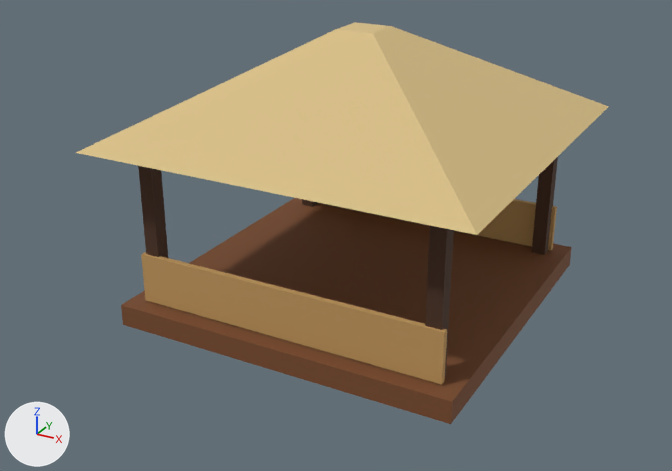
Renders of the glTF model assets/facilities/pavilion_viewing_safari.glb from each side of a commit.
Camera for both pictures: a 50 mm lens placed at (5.46, -10.67, 6.15), pointed at (-0.13, -0.49, 1.06). The lights are fixed; the arrows at lower left show +X, +Y and +Z. The first picture is the older version. Vertices at exactly the same position are counted once.

Objects in the first picture: 'SM_facilities_pavilion_viewing_safari'.
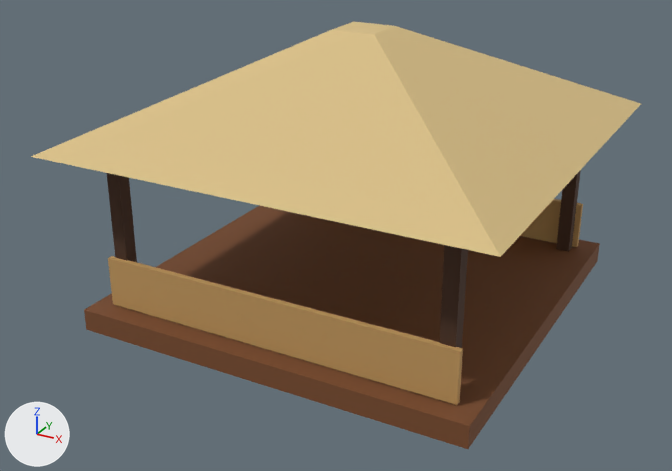
Where the change shows, as pixel boxes (x1, y1, x2, y2) in the pictures (672 x 471 px; the box of a moved part takes in the faces that stretch with it):
'SM_facilities_pavilion_viewing_safari', reshaped (14% wider, 6% taller)
    before: (76, 22, 609, 424)
    after: (31, 22, 641, 449)
part 1 of me_sm_facilities_pavilion_viewing_safari, moved or reshaped
    before: (121, 198, 572, 424)
    after: (84, 205, 600, 449)
part 2 of me_sm_facilities_pavilion_viewing_safari, moved or reshaped
    before: (138, 166, 168, 258)
    after: (107, 173, 137, 262)
part 3 of me_sm_facilities_pavilion_viewing_safari, moved or reshaped (not visible afterwards)
    before: (302, 199, 317, 207)
part 4 of me_sm_facilities_pavilion_viewing_safari, moved or reshaped
    before: (425, 225, 454, 376)
    after: (439, 245, 468, 348)
part 5 of me_sm_facilities_pavilion_viewing_safari, moved or reshaped
    before: (532, 157, 558, 255)
    after: (556, 170, 581, 252)
part 6 of me_sm_facilities_pavilion_viewing_safari, moved or reshaped
    before: (76, 22, 609, 235)
    after: (31, 22, 641, 257)
part 7 of me_sm_facilities_pavilion_viewing_safari, moved or reshaped
    before: (141, 252, 447, 385)
    after: (108, 256, 463, 405)
part 8 of me_sm_facilities_pavilion_viewing_safari, moved or reshaped
    before: (317, 199, 557, 250)
    after: (520, 199, 583, 247)

Patch to the scene script:
```diff
--- a/assets/facilities/pavilion_viewing_safari.glb.py
+++ b/assets/facilities/pavilion_viewing_safari.glb.py
@@ me_sm_facilities_pavilion_viewing_safari @@
 # used by ob_sm_facilities_pavilion_viewing_safari; location = (0.0, 0.0, 0.0)
-me_sm_facilities_pavilion_viewing_safari.from_pydata(...)  # 64 vertices, 96 faces; spans x -2.62..2.62, y -2.62..2.62, z 0.0..3.8
+me_sm_facilities_pavilion_viewing_safari.from_pydata(...)  # 64 vertices, 96 faces; spans x -3.0..3.0, y -3.0..3.0, z 0.0..3.8
+# me_sm_facilities_pavilion_viewing_safari part 1: the loose piece of 8 vertices spanning x -2.38..2.38, y -2.38..2.38, z 0.0..0.3 is scaled about its middle by (1.14, 1.14, 1)
+# me_sm_facilities_pavilion_viewing_safari part 2: the loose piece of 8 vertices spanning x -2.1..-1.9, y -2.1..-1.9, z 0.3..2.58 is moved by (-0.29, -0.29, 0.0)
+# me_sm_facilities_pavilion_viewing_safari part 3: the loose piece of 8 vertices spanning x -2.1..-1.9, y 1.9..2.1, z 0.3..2.58 is moved by (-0.29, 0.29, 0.0)
+# me_sm_facilities_pavilion_viewing_safari part 4: the loose piece of 8 vertices spanning x 1.9..2.1, y -2.1..-1.9, z 0.3..2.58 is moved by (0.29, -0.29, 0.0)
+# me_sm_facilities_pavilion_viewing_safari part 5: the loose piece of 8 vertices spanning x 1.9..2.1, y 1.9..2.1, z 0.3..2.58 is moved by (0.29, 0.29, 0.0)
+# me_sm_facilities_pavilion_viewing_safari part 6: the loose piece of 8 vertices spanning x -2.62..2.62, y -2.62..2.62, z 2.47..3.8 is scaled about its middle by (1.14, 1.14, 1)
+# me_sm_facilities_pavilion_viewing_safari part 7: the loose piece of 8 vertices spanning x -2.15..2.15, y -2.14..-2.06, z 0.32..1.0 is scaled about its middle by (1.14, 0.952, 1), then moved by (0.0, -0.3, 0.0)
+# me_sm_facilities_pavilion_viewing_safari part 8: the loose piece of 8 vertices spanning x -2.15..2.15, y 2.06..2.14, z 0.32..1.0 is scaled about its middle by (1.14, 0.952, 1), then moved by (0.0, 0.3, 0.0)
 me_sm_facilities_pavilion_viewing_safari.materials.append(mat_mat_palette)
```
